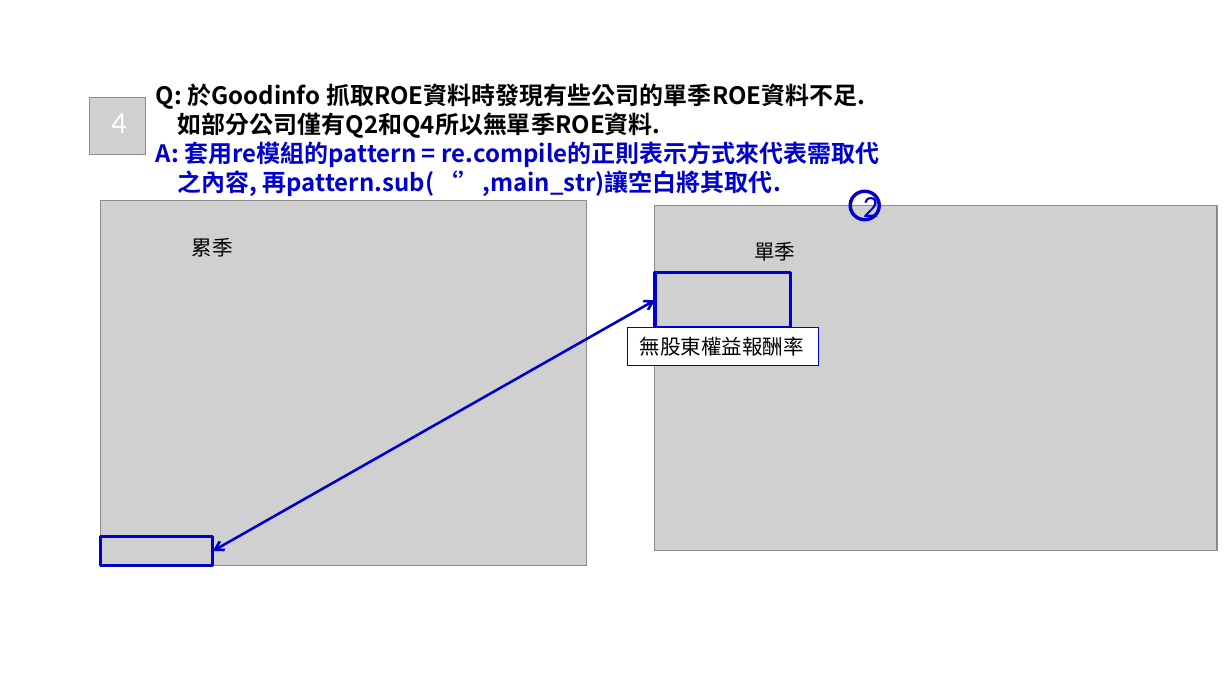
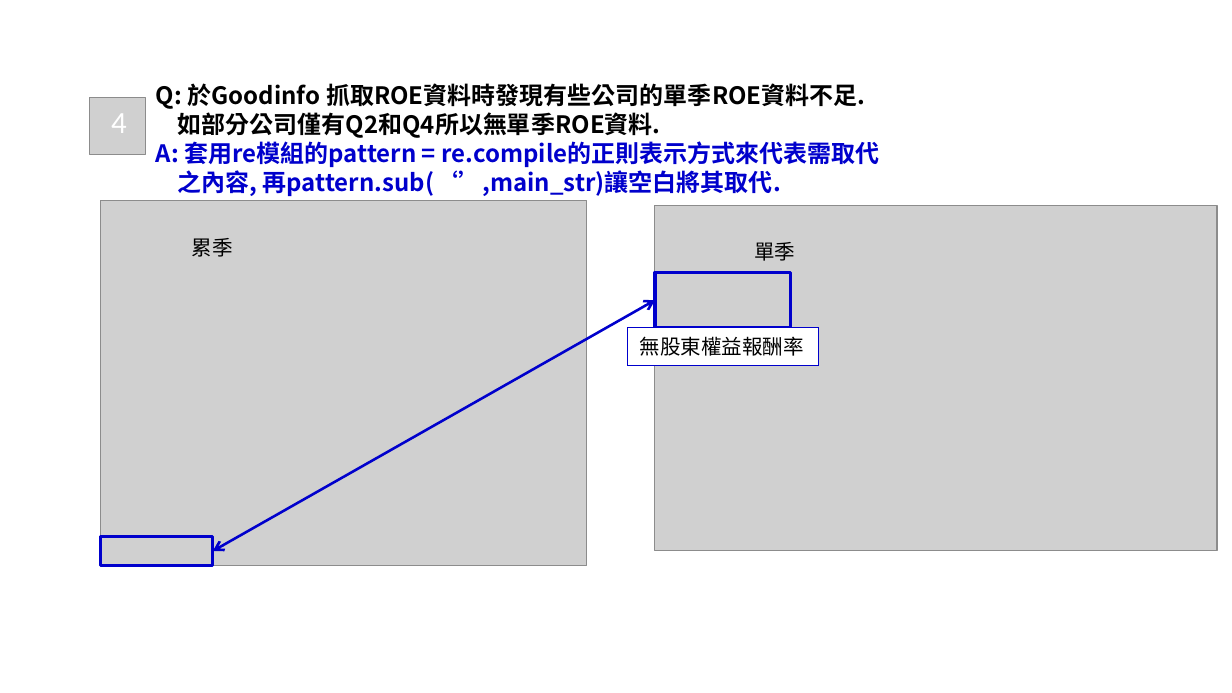
Before and after one commit to PoChiaoLin/nativityAnalysis, a slide deck: slide 20 of 套版 墨竹.pptx. Drawn at 1232x693 pixels with LibreOffice and Linux fonts; fonts in the diff are those of the drawing; grey boxes stand for pictures; background and template pictures are left out. Boxes give left, top, right and bottom in pixels: in the first picture for what was removed or moved away, otherwise in the second. Text is boxed around its words. In the diff, an @@ line names an element or a change of style, - is before the commit and + after.

```diff
--- a/套版 墨竹.pptx
+++ b/套版 墨竹.pptx
@@ ellipse removed at bbox=[850, 191, 880, 219] @@
-2
```
Also in this commit, not shown: 8 other slides changed, 3 slides added, 1 slide removed.
